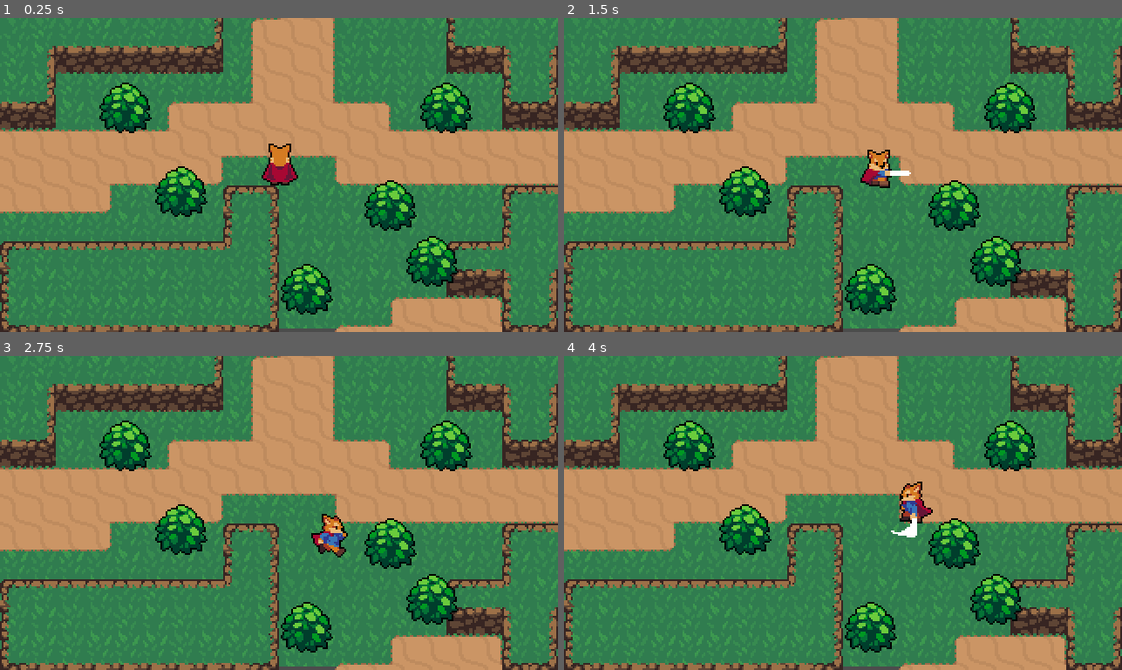
Above: before the commit, frames 1-4 (two rows, left to right).
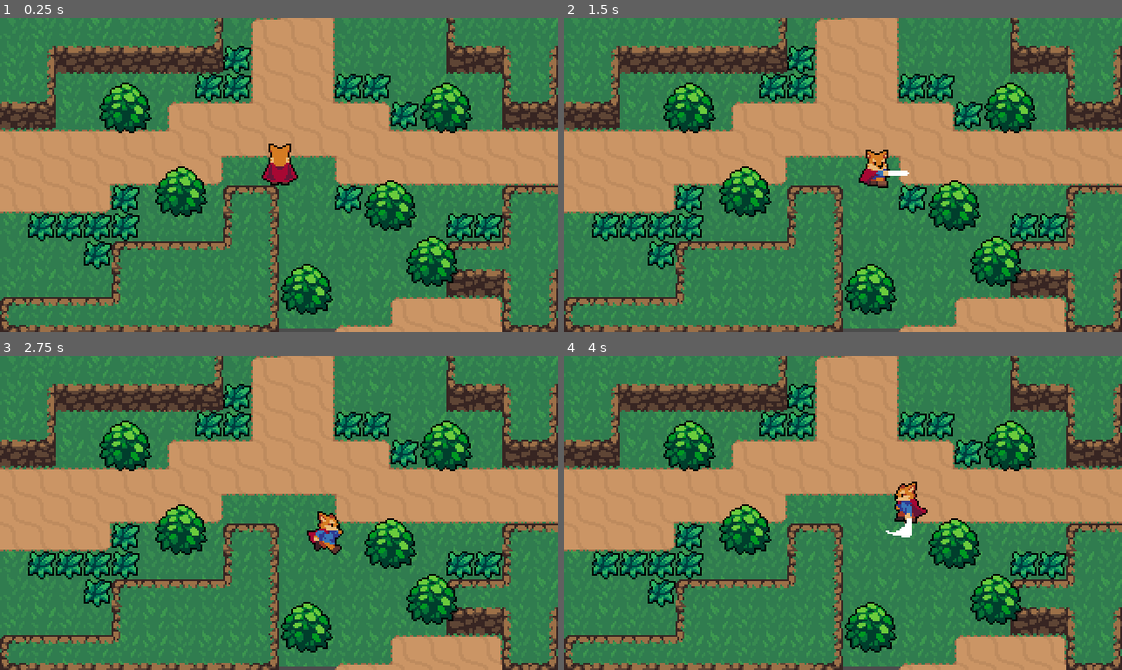
Above: after the commit, the same moments.

Repository: than-dev/action-rpg-game
Game: Godot game, scene res://scenes/World.tscn
The game is run twice, just before and just after one commit, with the same random seed, the same clock (stepped at 60 frames per second) and the same inputs.
Inputs:
- Up to frame 1 (0.25 s): no input
- Up to frame 2 (1.5 s): tap Enter at 0.5 s; hold Right (ui_right) 0.53-1.28 s; tap J (attack) at 0.6, 1.35 s; hold Down (ui_down) from 1.28 s (still down)
- Up to frame 3 (2.75 s): release Down (ui_down) at 2.03 s; hold Right (ui_right) from 2.03 s (still down); tap J (attack) at 2.1 s
- Up to frame 4 (4 s): release Right (ui_right) at 2.78 s; hold Up (ui_up) 2.78-3.53 s; tap J (attack) at 2.85, 3.6 s; hold Left (ui_left) from 3.53 s (still down)

The runs differ from the first frame. In frame 1, 6.4% of the frame differs, in the area x 0-90%, y 8-95%; in frame 2, 6.6%; in frame 3, 6.6%; in frame 4, 6.7%.

Commit message:
feat: grass and attack overlap

Diff:
--- /dev/null
+++ b/scenes/Grass.tscn
@@ -0,0 +1,26 @@
+[gd_scene load_steps=5 format=2]
+
+[ext_resource path="res://resources/World/Grass.png" type="Texture" id=1]
+[ext_resource path="res://scripts/grass.gd" type="Script" id=2]
+[ext_resource path="res://scenes/overlap/Hurtbox.tscn" type="PackedScene" id=3]
+
+[sub_resource type="RectangleShape2D" id=1]
+extents = Vector2( 6.5, 6.5 )
+
+[node name="Grass" type="Node2D"]
+script = ExtResource( 2 )
+
+[node name="Sprite" type="Sprite" parent="."]
+texture = ExtResource( 1 )
+centered = false
+offset = Vector2( -8, -8 )
+
+[node name="Hurtbox" parent="." instance=ExtResource( 3 )]
+
+[node name="CollisionShape2D" parent="Hurtbox" index="0"]
+position = Vector2( 8, 8 )
+shape = SubResource( 1 )
+
+[connection signal="area_entered" from="Hurtbox" to="." method="_area_entered"]
+
+[editable path="Hurtbox"]
--- a/scenes/Player.tscn
+++ b/scenes/Player.tscn
@@ -1,7 +1,8 @@
-[gd_scene load_steps=39 format=2]
-
-[ext_resource path="res://scripts/Player.gd" type="Script" id=1]
+[gd_scene load_steps=41 format=2]
+
+[ext_resource path="res://scripts/player.gd" type="Script" id=1]
 [ext_resource path="res://resources/Player/Player.png" type="Texture" id=2]
+[ext_resource path="res://scenes/overlap/Hitbox.tscn" type="PackedScene" id=3]
 
 [sub_resource type="CapsuleShape2D" id=1]
 radius = 4.0
@@ -20,6 +21,18 @@
 "transitions": PoolRealArray( 1 ),
 "update": 0,
 "values": [ 2 ]
+}
+tracks/1/type = "value"
+tracks/1/path = NodePath("HitboxPivot/SwordHitbox/CollisionShape2D:disabled")
+tracks/1/interp = 1
+tracks/1/loop_wrap = true
+tracks/1/imported = false
+tracks/1/enabled = true
+tracks/1/keys = {
+"times": PoolRealArray( 0 ),
+"transitions": PoolRealArray( 1 ),
+"update": 0,
+"values": [ true ]
 }
 
 [sub_resource type="Animation" id=26]
@@ -51,6 +64,30 @@
 "method": "attack_animation_finished"
 } ]
 }
+tracks/2/type = "value"
+tracks/2/path = NodePath("HitboxPivot:rotation_degrees")
+tracks/2/interp = 1
+tracks/2/loop_wrap = true
+tracks/2/imported = false
+tracks/2/enabled = true
+tracks/2/keys = {
+"times": PoolRealArray( 0 ),
+"transitions": PoolRealArray( 1 ),
+"update": 0,
+"values": [ 90.0 ]
+}
+tracks/3/type = "value"
+tracks/3/path = NodePath("HitboxPivot/SwordHitbox/CollisionShape2D:disabled")
+tracks/3/interp = 1
+tracks/3/loop_wrap = true
+tracks/3/imported = false
+tracks/3/enabled = true
+tracks/3/keys = {
+"times": PoolRealArray( 0.1, 0.3 ),
+"transitions": PoolRealArray( 1, 1 ),
+"update": 1,
+"values": [ false, true ]
+}
 
 [sub_resource type="Animation" id=27]
 resource_name = "attack-left"
@@ -81,6 +118,30 @@
 "method": "attack_animation_finished"
 } ]
 }
+tracks/2/type = "value"
+tracks/2/path = NodePath("HitboxPivot:rotation_degrees")
+tracks/2/interp = 1
+tracks/2/loop_wrap = true
+tracks/2/imported = false
+tracks/2/enabled = true
+tracks/2/keys = {
+"times": PoolRealArray( 0 ),
+"transitions": PoolRealArray( 1 ),
+"update": 0,
+"values": [ 180.0 ]
+}
+tracks/3/type = "value"
+tracks/3/path = NodePath("HitboxPivot/SwordHitbox/CollisionShape2D:disabled")
+tracks/3/interp = 1
+tracks/3/loop_wrap = true
+tracks/3/imported = false
+tracks/3/enabled = true
+tracks/3/keys = {
+"times": PoolRealArray( 0.1, 0.3 ),
+"transitions": PoolRealArray( 1, 1 ),
+"update": 1,
+"values": [ false, true ]
+}
 
 [sub_resource type="Animation" id=28]
 resource_name = "attack-right"
@@ -111,6 +172,30 @@
 "method": "attack_animation_finished"
 } ]
 }
+tracks/2/type = "value"
+tracks/2/path = NodePath("HitboxPivot:rotation_degrees")
+tracks/2/interp = 1
+tracks/2/loop_wrap = true
+tracks/2/imported = false
+tracks/2/enabled = true
+tracks/2/keys = {
+"times": PoolRealArray( 0 ),
+"transitions": PoolRealArray( 1 ),
+"update": 0,
+"values": [ 0.0 ]
+}
+tracks/3/type = "value"
+tracks/3/path = NodePath("HitboxPivot/SwordHitbox/CollisionShape2D:disabled")
+tracks/3/interp = 1
+tracks/3/loop_wrap = true
+tracks/3/imported = false
+tracks/3/enabled = true
+tracks/3/keys = {
+"times": PoolRealArray( 0.1, 0.3 ),
+"transitions": PoolRealArray( 1, 1 ),
+"update": 1,
+"values": [ false, true ]
+}
 
 [sub_resource type="Animation" id=29]
 resource_name = "attack-up"
@@ -140,6 +225,30 @@
 "args": [  ],
 "method": "attack_animation_finished"
 } ]
+}
+tracks/2/type = "value"
+tracks/2/path = NodePath("HitboxPivot:rotation_degrees")
+tracks/2/interp = 1
+tracks/2/loop_wrap = true
+tracks/2/imported = false
+tracks/2/enabled = true
+tracks/2/keys = {
+"times": PoolRealArray( 0 ),
+"transitions": PoolRealArray( 1 ),
+"update": 0,
+"values": [ 270.0 ]
+}
+tracks/3/type = "value"
+tracks/3/path = NodePath("HitboxPivot/SwordHitbox/CollisionShape2D:disabled")
+tracks/3/interp = 1
+tracks/3/loop_wrap = true
+tracks/3/imported = false
+tracks/3/enabled = true
+tracks/3/keys = {
+"times": PoolRealArray( 0.1, 0.3 ),
+"transitions": PoolRealArray( 1, 1 ),
+"update": 1,
+"values": [ false, true ]
 }
 
 [sub_resource type="Animation" id=10]
@@ -371,6 +480,9 @@
 start_node = "idle"
 
 [sub_resource type="AnimationNodeStateMachinePlayback" id=12]
+
+[sub_resource type="CapsuleShape2D" id=37]
+height = 12.0
 
 [node name="Player" type="KinematicBody2D"]
 script = ExtResource( 1 )
@@ -410,3 +522,20 @@
 parameters/attack/blend_position = Vector2( 0, 0 )
 parameters/idle/blend_position = Vector2( 0, -0.0172414 )
 parameters/run/blend_position = Vector2( -0.00168067, -0.0172414 )
+
+[node name="HitboxPivot" type="Position2D" parent="."]
+position = Vector2( 0, -4 )
+rotation = 1.5708
+__meta__ = {
+"_gizmo_extents_": 8.0
+}
+
+[node name="SwordHitbox" parent="HitboxPivot" instance=ExtResource( 3 )]
+position = Vector2( 15, 0 )
+
+[node name="CollisionShape2D" parent="HitboxPivot/SwordHitbox" index="0"]
+scale = Vector2( 1.00339, 0.998747 )
+shape = SubResource( 37 )
+disabled = true
+
+[editable path="HitboxPivot/SwordHitbox"]
--- a/scenes/World.tscn
+++ b/scenes/World.tscn
@@ -1,10 +1,11 @@
-[gd_scene load_steps=56 format=2]
+[gd_scene load_steps=57 format=2]
 
 [ext_resource path="res://scenes/Player.tscn" type="PackedScene" id=1]
 [ext_resource path="res://scenes/Bush.tscn" type="PackedScene" id=2]
 [ext_resource path="res://resources/World/GrassBackground.png" type="Texture" id=3]
 [ext_resource path="res://resources/World/DirtTileset.png" type="Texture" id=4]
 [ext_resource path="res://resources/World/CliffTileset.png" type="Texture" id=5]
+[ext_resource path="res://scenes/Grass.tscn" type="PackedScene" id=6]
 
 [sub_resource type="TileSet" id=1]
 0/name = "DirtTileset.png 0"
@@ -508,27 +509,76 @@
 tile_set = SubResource( 2 )
 cell_size = Vector2( 32, 32 )
 format = 1
-tile_data = PoolIntArray( -1, 0, 0, -65536, 0, 1, -65535, 0, …(269 unchanged characters)… , 196618, 0, 5, 196619, 0, 196610, 262144, 0, 0, 262145, 0, 1, 262146, 0, 1, 262147, 0, 1, 262148, 0, 131079, 262152, 0, 196608, 262153, 0, 196617, 262154, 0, 131074, 327680, 0, 131072, 327681, 0, 131073, 327682, 0, 131073, 327683, 0, 131073, 327684, 0, 131074, 327689, 0, 131075 )
+tile_data = PoolIntArray( -1, 0, 0, -65536, 0, 1, -65535, 0, …(269 unchanged characters)… , 196618, 0, 5, 196619, 0, 196610, 262146, 0, 0, 262147, 0, 1, 262148, 0, 131079, 262152, 0, 196608, 262153, 0, 196617, 262154, 0, 131074, 327680, 0, 196608, 327681, 0, 196609, 327682, 0, 196614, 327683, 0, 131073, 327684, 0, 131074, 327689, 0, 131075 )
 
 [node name="YSort" type="YSort" parent="."]
 
 [node name="Player" parent="YSort" instance=ExtResource( 1 )]
 position = Vector2( 160, 96 )
 
-[node name="Bush" parent="YSort" instance=ExtResource( 2 )]
+[node name="Bushes" type="YSort" parent="YSort"]
+
+[node name="Bush" parent="YSort/Bushes" instance=ExtResource( 2 )]
 position = Vector2( 248, 144 )
 
-[node name="Bush2" parent="YSort" instance=ExtResource( 2 )]
+[node name="Bush2" parent="YSort/Bushes" instance=ExtResource( 2 )]
 position = Vector2( 72, 56 )
 
-[node name="Bush3" parent="YSort" instance=ExtResource( 2 )]
+[node name="Bush3" parent="YSort/Bushes" instance=ExtResource( 2 )]
 position = Vector2( 256, 56 )
 
-[node name="Bush4" parent="YSort" instance=ExtResource( 2 )]
+[node name="Bush4" parent="YSort/Bushes" instance=ExtResource( 2 )]
 position = Vector2( 104, 104 )
 
-[node name="Bush5" parent="YSort" instance=ExtResource( 2 )]
+[node name="Bush5" parent="YSort/Bushes" instance=ExtResource( 2 )]
 position = Vector2( 224, 112 )
 
-[node name="Bush6" parent="YSort" instance=ExtResource( 2 )]
+[node name="Bush6" parent="YSort/Bushes" instance=ExtResource( 2 )]
 position = Vector2( 176, 160 )
+
+[node name="Grasses" type="YSort" parent="YSort"]
+
+[node name="Grass" parent="YSort/Grasses" instance=ExtResource( 6 )]
+position = Vector2( 16, 112 )
+
+[node name="Grass2" parent="YSort/Grasses" instance=ExtResource( 6 )]
+position = Vector2( 48, 112 )
+
+[node name="Grass3" parent="YSort/Grasses" instance=ExtResource( 6 )]
+position = Vector2( 32, 112 )
+
+[node name="Grass4" parent="YSort/Grasses" instance=ExtResource( 6 )]
+position = Vector2( 48, 128 )
+
+[node name="Grass5" parent="YSort/Grasses" instance=ExtResource( 6 )]
+position = Vector2( 64, 96 )
+
+[node name="Grass6" parent="YSort/Grasses" instance=ExtResource( 6 )]
+position = Vector2( 64, 112 )
+
+[node name="Grass7" parent="YSort/Grasses" instance=ExtResource( 6 )]
+position = Vector2( 128, 32 )
+
+[node name="Grass8" parent="YSort/Grasses" instance=ExtResource( 6 )]
+position = Vector2( 128, 16 )
+
+[node name="Grass9" parent="YSort/Grasses" instance=ExtResource( 6 )]
+position = Vector2( 112, 32 )
+
+[node name="Grass10" parent="YSort/Grasses" instance=ExtResource( 6 )]
+position = Vector2( 256, 112 )
+
+[node name="Grass11" parent="YSort/Grasses" instance=ExtResource( 6 )]
+position = Vector2( 224, 48 )
+
+[node name="Grass12" parent="YSort/Grasses" instance=ExtResource( 6 )]
+position = Vector2( 192, 32 )
+
+[node name="Grass13" parent="YSort/Grasses" instance=ExtResource( 6 )]
+position = Vector2( 192, 96 )
+
+[node name="Grass14" parent="YSort/Grasses" instance=ExtResource( 6 )]
+position = Vector2( 272, 112 )
+
+[node name="Grass15" parent="YSort/Grasses" instance=ExtResource( 6 )]
+position = Vector2( 208, 32 )
--- /dev/null
+++ b/scenes/effects/Grass-Effect.tscn
@@ -0,0 +1,45 @@
+[gd_scene load_steps=9 format=2]
+
+[ext_resource path="res://resources/Effects/GrassEffect.png" type="Texture" id=1]
+[ext_resource path="res://scripts/effects/grass-effect.gd" type="Script" id=2]
+
+[sub_resource type="AtlasTexture" id=2]
+atlas = ExtResource( 1 )
+region = Rect2( 0, 0, 32, 32 )
+
+[sub_resource type="AtlasTexture" id=3]
+atlas = ExtResource( 1 )
+region = Rect2( 32, 0, 32, 32 )
+
+[sub_resource type="AtlasTexture" id=4]
+atlas = ExtResource( 1 )
+region = Rect2( 64, 0, 32, 32 )
+
+[sub_resource type="AtlasTexture" id=5]
+atlas = ExtResource( 1 )
+region = Rect2( 96, 0, 32, 32 )
+
+[sub_resource type="AtlasTexture" id=6]
+atlas = ExtResource( 1 )
+region = Rect2( 128, 0, 32, 32 )
+
+[sub_resource type="SpriteFrames" id=1]
+animations = [ {
+"frames": [ SubResource( 2 ), SubResource( 3 ), SubResource( 4 ), SubResource( 5 ), SubResource( 6 ) ],
+"loop": true,
+"name": "animate",
+"speed": 5.0
+} ]
+
+[node name="Grass Effect" type="Node2D"]
+scale = Vector2( 1, 1.00998 )
+script = ExtResource( 2 )
+
+[node name="AnimatedSprite" type="AnimatedSprite" parent="."]
+frames = SubResource( 1 )
+animation = "animate"
+frame = 3
+centered = false
+offset = Vector2( -8, -8 )
+
+[connection signal="animation_finished" from="AnimatedSprite" to="." method="_on_animation_finished"]
--- /dev/null
+++ b/scenes/overlap/Hitbox.tscn
@@ -0,0 +1,5 @@
+[gd_scene format=2]
+
+[node name="Hitbox" type="Area2D"]
+
+[node name="CollisionShape2D" type="CollisionShape2D" parent="."]
--- /dev/null
+++ b/scenes/overlap/Hurtbox.tscn
@@ -0,0 +1,5 @@
+[gd_scene format=2]
+
+[node name="Hurtbox" type="Area2D"]
+
+[node name="CollisionShape2D" type="CollisionShape2D" parent="."]
--- /dev/null
+++ b/scripts/effects/grass-effect.gd
@@ -0,0 +1,17 @@
+extends Node2D
+
+onready var animated_sprite = $AnimatedSprite;
+
+
+func _ready():
+	animated_sprite.play("animate");
+
+
+func _process(_delta):
+	if (Input.is_action_just_pressed("attack")):
+		animated_sprite.frame = 0;
+		animated_sprite.play("animate");
+
+
+func _on_animation_finished():
+	queue_free();
--- /dev/null
+++ b/scripts/grass.gd
@@ -0,0 +1,25 @@
+extends Node2D;
+
+# paths
+var grass_effect_scene_path = "res://scenes/effects/Grass-Effect.tscn";
+
+#func _process(_delta):
+#	create_grass_effect();
+
+func create_grass_effect():
+	# grass effect scene
+	var grass_effect = load(grass_effect_scene_path).instance();
+
+	# tree = whole game scene and its components
+	var world = get_tree().current_scene;
+	world.add_child(grass_effect);
+
+	# global_position = grass position
+	grass_effect.global_position = global_position;
+
+
+func _area_entered(_area):
+	create_grass_effect();
+
+	# destroy
+	queue_free();
--- a/scripts/Player.gd
+++ b/scripts/player.gd
@@ -62,7 +62,7 @@
 	print('rolling')
 
 # set physics actions and behavior (exec each frame)
-func _physics_process(delta):
+func _process(delta):
 		match state:
 			MOVE:
 				move_state(delta);
Not shown, changed: .mono/metadata/ide_messaging_meta.txt
